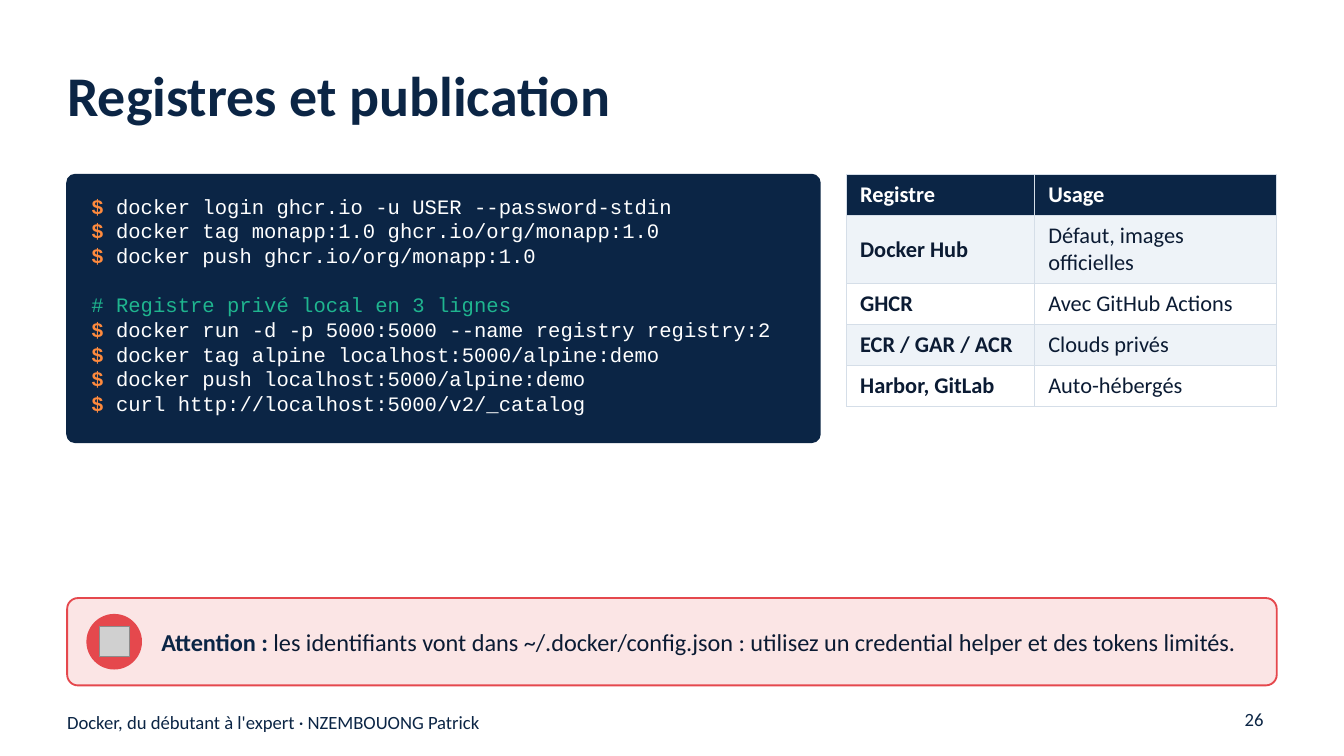
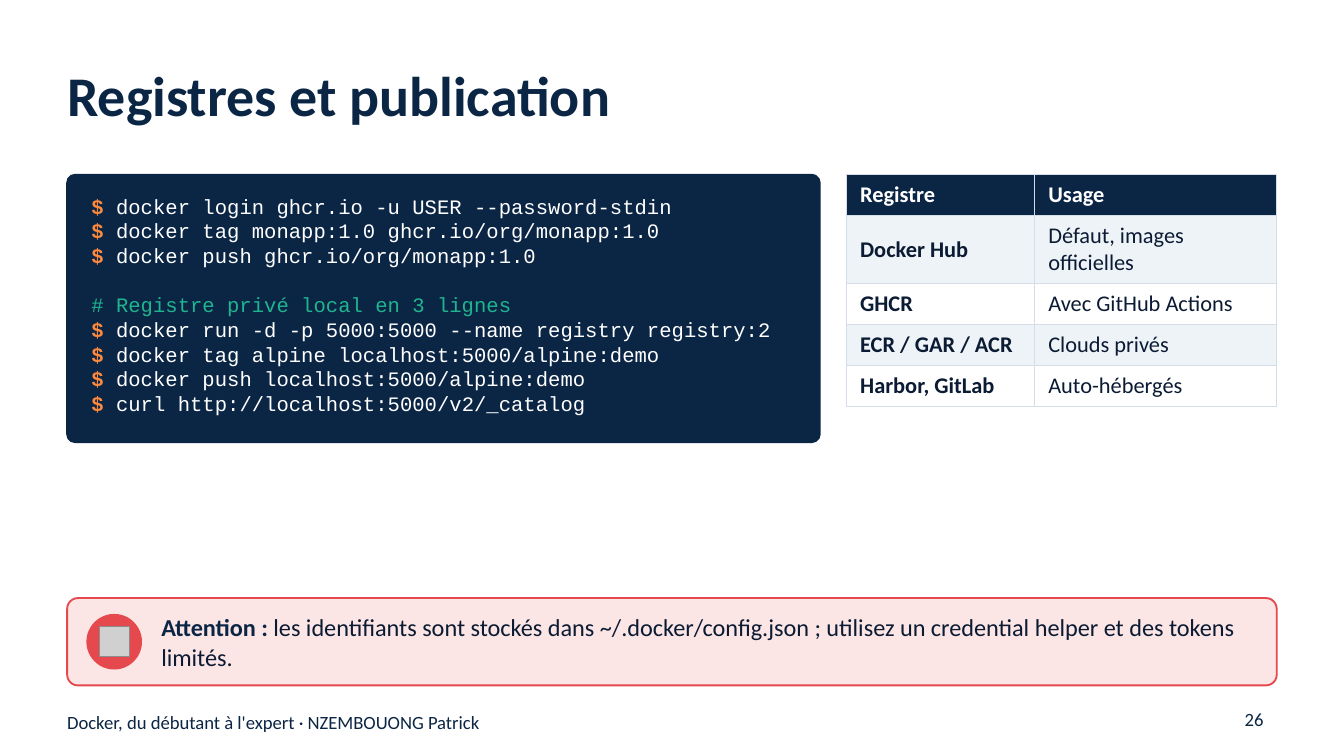
Before and after one commit to nzembouong18/Docker, a slide deck: slide 26 of support-de-cours/Docker-du-debutant-a-l-expert.pptx. Drawn at 1344x756 pixels with LibreOffice and Linux fonts; fonts in the diff are those of the drawing; grey boxes stand for pictures. Boxes give left, top, right and bottom in pixels: in the first picture for what was removed or moved away, otherwise in the second. Text is boxed around its words. In the diff, an @@ line names an element or a change of style, - is before the commit and + after.

```diff
--- a/support-de-cours/Docker-du-debutant-a-l-expert.pptx
+++ b/support-de-cours/Docker-du-debutant-a-l-expert.pptx
@@ text at box(161, 619, 1234, 666): text changed @@
-Attention : les identifiants vont dans ~/.docker/config.json : utilisez un credential helper et des tokens limités.
+Attention : les identifiants sont stockés dans ~/.docker/config.json ; utilisez un credential helper et des tokens limités.
```
Also in this commit, not shown: 15 other slides changed, 5 other files.
